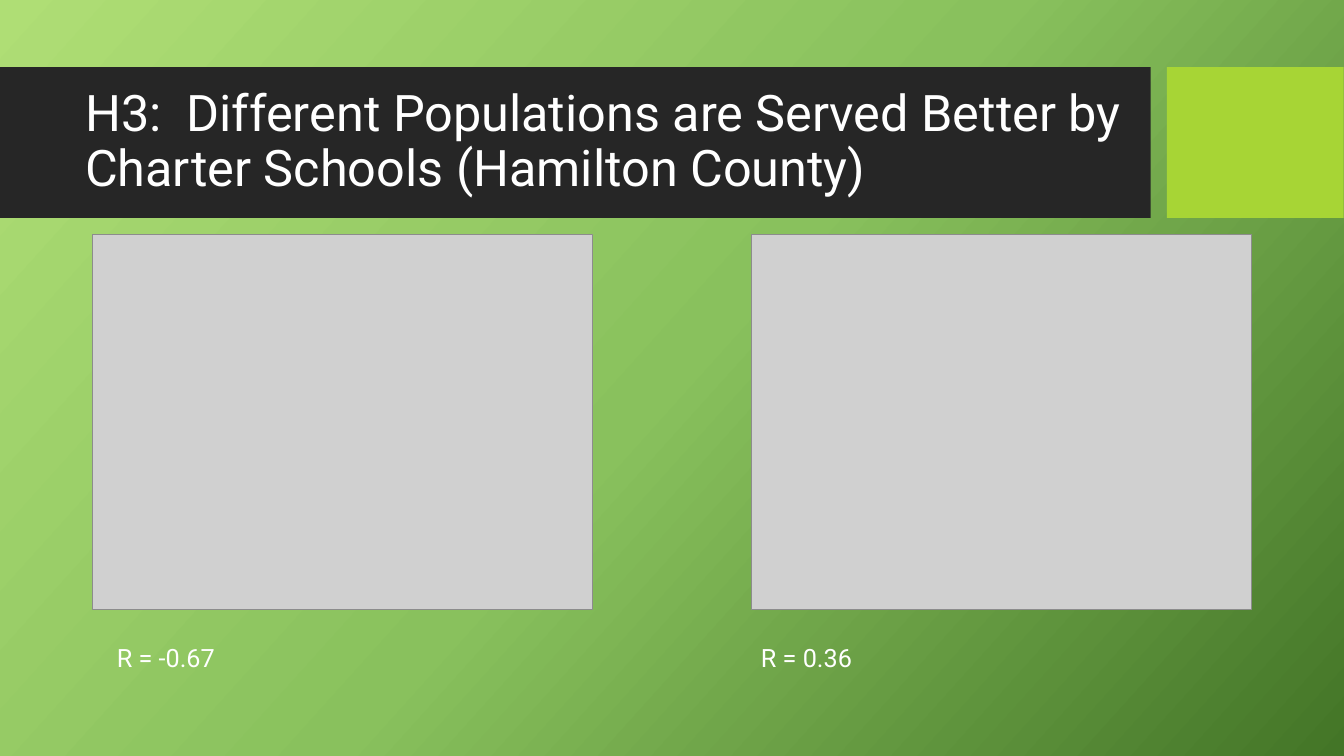
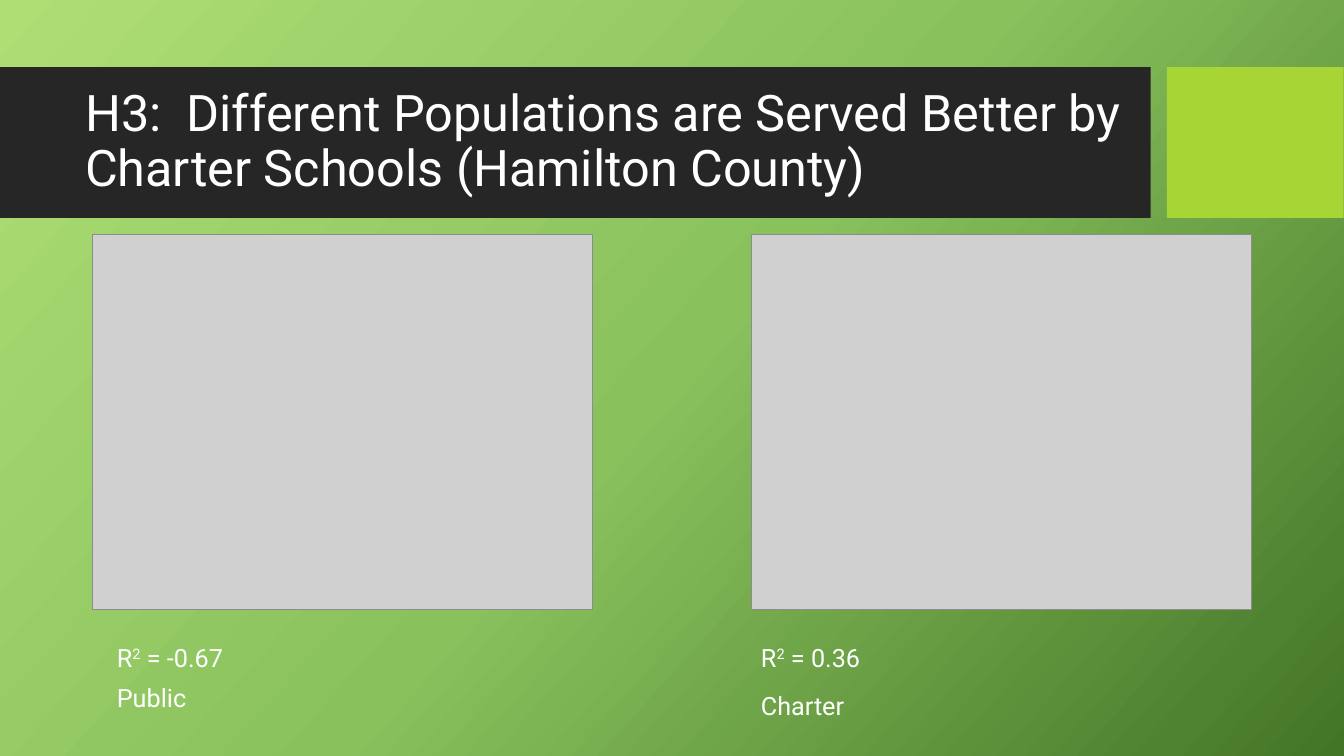
Before and after one commit to Teddi009x/Team_Scholastic_Crush, a slide deck: slide 12 of TeamScholasticCrush.pptx. Drawn at 1344x756 pixels with LibreOffice and Linux fonts; fonts in the diff are those of the drawing; grey boxes stand for pictures; background and template pictures are left out. Boxes give left, top, right and bottom in pixels: in the first picture for what was removed or moved away, otherwise in the second. Text is boxed around its words. In the diff, an @@ line names an element or a change of style, - is before the commit and + after.

```diff
--- a/TeamScholasticCrush.pptx
+++ b/TeamScholasticCrush.pptx
@@ text at [167,649,223,667]: text changed @@
-R = -0.67
+R2 = -0.67
@@ text at [811,649,860,668]: text changed @@
-R = 0.36
+R2 = 0.36
@@ text added at [117,688,186,707], 18 pt, text #FFFFFF @@
+Public
@@ text added at [761,696,844,716], 18 pt, text #FFFFFF @@
+Charter
```
Also in this commit, not shown: 4 other slides changed.
